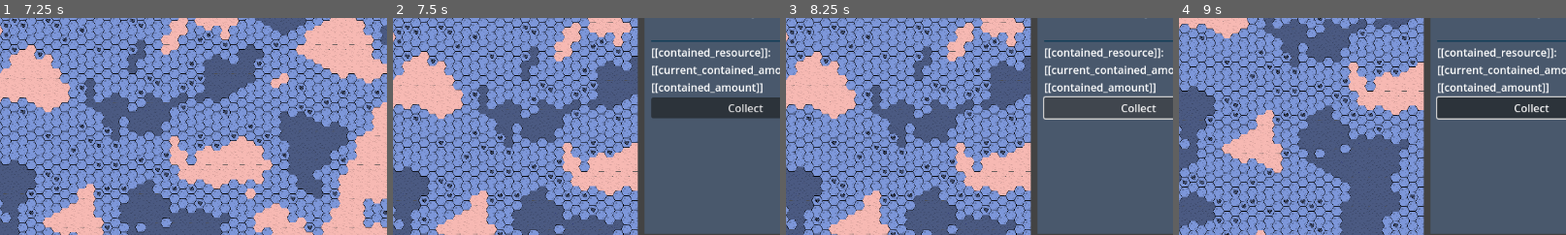
Above: before the commit, frames 1-4 (left to right).
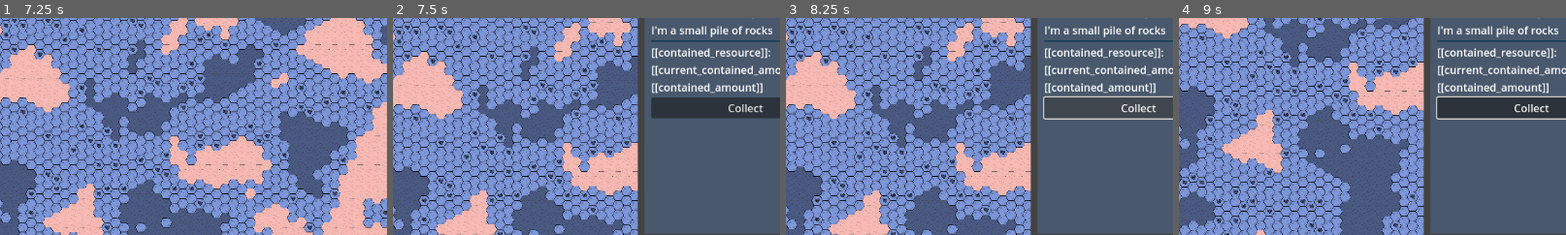
Above: after the commit, the same moments.

Repository: FlyingCheeseDemon/exoplanet-phd
Game: Godot game, scene res://scenes/main.tscn
Same seed, same stepped clock (60 frames per second), same inputs: the game is played once before the commit and once after it.
Inputs (mouse positions are % of the whole screen's width and height, from its top left):
- Up to frame 1 (7.25 s): tap Enter at 0.5, 3.5, 6.5 s; move the mouse to (72, 45) at 0.52 s; hold D (pan_right) 0.53-1.25 s; right-click (72, 45) at 0.6 s; click (72, 45) at 0.67 s; drag from (30, 55) to (45, 70) at 1.27 s; tap Space at 2, 5 s; move the mouse to (60, 28) at 2.02 s; hold D (pan_right) 2.03-2.75 s; tap Mouse wheel down (zoom_minus) at 2.1, 5.1 s; click (60, 28) at 2.17 s; drag from (45, 70) to (20, 35) at 2.77 s; move the mouse to (80, 65) at 3.52 s; hold A (pan_left) 3.53-4.25 s; right-click (80, 65) at 3.6 s; click (80, 65) at 3.67 s; drag from (20, 35) to (35, 25) at 4.27 s; move the mouse to (55, 50) at 5.02 s; hold S (pan_down) 5.03-5.75 s; click (55, 50) at 5.17 s; drag from (35, 25) to (30, 55) at 5.77 s; move the mouse to (72, 45) at 6.52 s; hold W (pan_up) from 6.53 s (still down); right-click (72, 45) at 6.6 s; click (72, 45) at 6.67 s
- Up to frame 2 (7.5 s): release W (pan_up) at 7.25 s; drag from (30, 55) to (45, 70) at 7.27 s
- Up to frame 3 (8.25 s): click "Collect" at 8 s
- Up to frame 4 (9 s): tap Space at 8.75 s; move the mouse to (60, 28) at 8.77 s; hold S (pan_down) from 8.78 s (still down); tap Mouse wheel down (zoom_minus) at 8.85 s; click (60, 28) at 8.92 s
The pictures show only the part of the screen within x 39-88%, y 11-61%; the shares and areas given below are measured in that part.

Frame 1 is identical in both runs. In frame 2, 0.6% of the frame differs, in the area x 66-98%, y 3-9%; in frame 3, 0.6%; in frame 4, 0.6%.

Commit message:
Progress on task handling
tasks defined and queued. need to make worker handle tasks next

Diff:
--- a/assets/resource_piles/collect.tres
+++ b/assets/resource_piles/collect.tres
@@ -1,6 +1,7 @@
-[gd_resource type="Resource" script_class="ObjectAction" load_steps=2 format=3 uid="uid://c6t52w32nub6m"]
+[gd_resource type="Resource" script_class="ObjectAction" load_steps=3 format=3 uid="uid://c6t52w32nub6m"]
 
 [ext_resource type="Script" uid="uid://cae2ue4772304" path="res://scripts/object_action.gd" id="1_cuwqg"]
+[ext_resource type="Script" uid="uid://ndreboypniik" path="res://scripts/requirement.gd" id="1_h5g55"]
 
 [resource]
 script = ExtResource("1_cuwqg")
--- a/assets/resource_piles/rocks_small.tres
+++ b/assets/resource_piles/rocks_small.tres
@@ -15,6 +15,7 @@
 contained_amount = 20
 color_tag = 2
 name = "Small rock pile"
+info = "I'm a small pile of rocks"
 texture = SubResource("AtlasTexture_0r06s")
 build_restriction = 2
 actions = Array[ExtResource("1_0r06s")]([ExtResource("2_uvv2s")])
--- /dev/null
+++ b/assets/resources/resources.gd
@@ -0,0 +1,7 @@
+enum RESOURCE_TYPES {
+	SOIL,
+	STONE,
+	WATER,
+	SCIENCE,
+	GAS
+}
--- a/action_display.gd
+++ b/scenes/content_menu_scenes/action_display.gd
@@ -2,6 +2,8 @@
 
 class_name ActionDisplay
 const self_scene:PackedScene = preload("res://scenes/content_menu_scenes/action_display.tscn")
+
+signal action_button_pressed
 
 @onready var info_label:Label = $Label
 @onready var action_button:Button = $Button
@@ -22,3 +24,7 @@
 func _ready() -> void:
 	info_label.text = info_text
 	action_button.text = button_text
+
+func _on_button_button_down() -> void:
+	var task:Task = Task.constructor(world_object,action)
+	action_button_pressed.emit(task)
--- a/scenes/content_menu_scenes/action_display.tscn
+++ b/scenes/content_menu_scenes/action_display.tscn
@@ -1,6 +1,6 @@
 [gd_scene load_steps=2 format=3 uid="uid://dg5pfukomu4bl"]
 
-[ext_resource type="Script" uid="uid://dlxiotc7cjto6" path="res://action_display.gd" id="1_ofcyy"]
+[ext_resource type="Script" uid="uid://dlxiotc7cjto6" path="res://scenes/content_menu_scenes/action_display.gd" id="1_ofcyy"]
 
 [node name="ActionDisplay" type="VBoxContainer"]
 offset_right = 40.0
@@ -13,3 +13,5 @@
 
 [node name="Button" type="Button" parent="."]
 layout_mode = 2
+
+[connection signal="button_down" from="Button" to="." method="_on_button_button_down"]
--- a/scenes/content_menu_scenes/object_content_window.gd
+++ b/scenes/content_menu_scenes/object_content_window.gd
@@ -1,4 +1,6 @@
 extends CanvasLayer
+
+signal action_added
 
 @onready var name_label:Label = $Control/MarginContainer/MarginContainer/VBoxContainer/LabelName
 @onready var info_label:Label = $Control/MarginContainer/MarginContainer/VBoxContainer/LabelInfo
@@ -12,4 +14,8 @@
 	for action in world_object.data.actions:
 		var action_display = ActionDisplay.constructor(action,world_object)
 		action_container.add_child(action_display)
+		action_display.connect("action_button_pressed",_on_action_button_pressed)
 	visible = true
+
+func _on_action_button_pressed(task:Task) -> void:
+	action_added.emit(task)
--- a/scenes/main.gd
+++ b/scenes/main.gd
@@ -3,9 +3,11 @@
 @onready var world:CanvasLayer = $World
 @onready var drag_preview:Control = world.drag_preview
 @onready var obj_content_window:CanvasLayer = $ObjectContentWindow
+@onready var action_queue:Node = $ActionQueue
 
 func _ready() -> void:
 	world.connect("world_map_cell_clicked",_on_world_map_cell_clicked)
+	obj_content_window.connect("action_added",_on_action_added)
 
 	var new_resource_pile:ResourcePile
 	for i in range(1000):
@@ -14,6 +16,10 @@
 
 func _process(delta: float) -> void:
 	pass
+
+func _on_action_added(task:Task) -> void:
+	action_queue.add_child(task)
+	print(action_queue.get_child_count())
 
 func _on_world_map_cell_clicked(event:InputEventMouseButton,position:Vector2i) -> void:
 	if event.button_index == MOUSE_BUTTON_LEFT:
--- a/scenes/main.tscn
+++ b/scenes/main.tscn
@@ -14,3 +14,5 @@
 
 [node name="ObjectContentWindow" parent="." instance=ExtResource("4_jyhfs")]
 visible = false
+
+[node name="ActionQueue" type="Node" parent="."]
--- /dev/null
+++ b/scenes/task.gd
@@ -0,0 +1,13 @@
+extends Node
+
+class_name Task
+const self_scene:PackedScene = preload("res://scenes/task.tscn")
+
+var action:ObjectAction
+var object:WorldObject
+
+static func constructor(object:WorldObject,action:ObjectAction) -> Task:
+	var obj := self_scene.instantiate()
+	obj.action = action
+	obj.object = object
+	return obj
--- /dev/null
+++ b/scenes/task.tscn
@@ -0,0 +1,6 @@
+[gd_scene load_steps=2 format=3 uid="uid://cgarje5oiskom"]
+
+[ext_resource type="Script" uid="uid://bwsuepvhik44e" path="res://scenes/task.gd" id="1_c48n2"]
+
+[node name="Task" type="Node"]
+script = ExtResource("1_c48n2")
--- a/scenes/worker.gd
+++ b/scenes/worker.gd
@@ -14,9 +14,10 @@
 @export var gathering_speed:float = 0.2 # units/second
 @export var inventory_size:int = 10
 
+var current_task:Task
+
 var movement_delay_ctr:float = 0
 var queued_movement:Array[Vector2i] = []
-
 
 static func constructor(location:Vector2i) -> Worker:
 	var obj := self_scene.instantiate()
@@ -24,6 +25,17 @@
 	return obj
 
 func _process(delta: float) -> void:
+	if current_task != null:
+		pass
+		# TODO attempt to do task
+		# this means: check for required ressources
+		# if they exist: where to find them
+		# plot route to fetch resources and bring them to the task location
+		# (route plotting is done by the world_map, need to query somehow)
+		# move resources to task location
+		# execute task
+		# bring resulting resources to storage?
+
 	if len(queued_movement) > 0:
 		movement_delay_ctr += delta
 		if movement_delay_ctr >= 1/movement_speed:
--- a/scenes/building.gd
+++ b/scenes/world_objects/building.gd
@@ -1,7 +1,7 @@
 extends WorldObject
 
 class_name Building
-const self_scene = preload("res://scenes/building.tscn")
+const self_scene:PackedScene = preload("res://scenes/world_objects/building.tscn")
 
 static func constructor(dat:BuildingData,location:Vector2i) -> Building:
 	var obj := self_scene.instantiate()
--- a/scenes/building.tscn
+++ b/scenes/world_objects/building.tscn
@@ -1,6 +1,6 @@
 [gd_scene load_steps=2 format=3 uid="uid://ths1es8gm17g"]
 
-[ext_resource type="Script" uid="uid://ey1sox1fu3s3" path="res://scenes/building.gd" id="1_n8bkc"]
+[ext_resource type="Script" uid="uid://ey1sox1fu3s3" path="res://scenes/world_objects/building.gd" id="1_n8bkc"]
 
 [node name="Building" type="Sprite2D"]
 script = ExtResource("1_n8bkc")
--- a/scenes/ressource_pile.gd
+++ b/scenes/world_objects/ressource_pile.gd
@@ -1,7 +1,7 @@
 extends WorldObject
 
 class_name ResourcePile
-const self_scene:PackedScene = preload("res://scenes/ressource_pile.tscn")
+const self_scene:PackedScene = preload("res://scenes/world_objects/ressource_pile.tscn")
 
 var current_contained_amount
 
--- a/scenes/ressource_pile.tscn
+++ b/scenes/world_objects/ressource_pile.tscn
@@ -1,6 +1,6 @@
 [gd_scene load_steps=2 format=3 uid="uid://uq8lryihckar"]
 
-[ext_resource type="Script" uid="uid://qw4c8c2d0ci4" path="res://scenes/ressource_pile.gd" id="1_rd58b"]
+[ext_resource type="Script" uid="uid://qw4c8c2d0ci4" path="res://scenes/world_objects/ressource_pile.gd" id="1_rd58b"]
 
 [node name="Ressource_pile" type="Sprite2D"]
 script = ExtResource("1_rd58b")
--- a/scripts/object_action.gd
+++ b/scripts/object_action.gd
@@ -6,3 +6,4 @@
 ## and variables from other objects as [[object.variable_name]]
 @export var info_text:String
 @export var action_text:String
+@export var required_resources:Array[Requirement]
--- /dev/null
+++ b/scripts/requirement.gd
@@ -0,0 +1,7 @@
+extends Resource
+
+class_name Requirement
+const RESOURCE_ENUM = preload("res://assets/resources/resources.gd")
+
+@export var res_name:RESOURCE_ENUM.RESOURCE_TYPES
+@export var res_amount:int
Not shown, added: assets/resources/resources.gd.uid
Renamed: action_display.gd.uid -> scenes/content_menu_scenes/action_display.gd.uid
Not shown, added: scenes/task.gd.uid
Renamed: scenes/building.gd.uid -> scenes/world_objects/building.gd.uid
Renamed: scenes/ressource_pile.gd.uid -> scenes/world_objects/ressource_pile.gd.uid
Not shown, added: scripts/requirement.gd.uid
